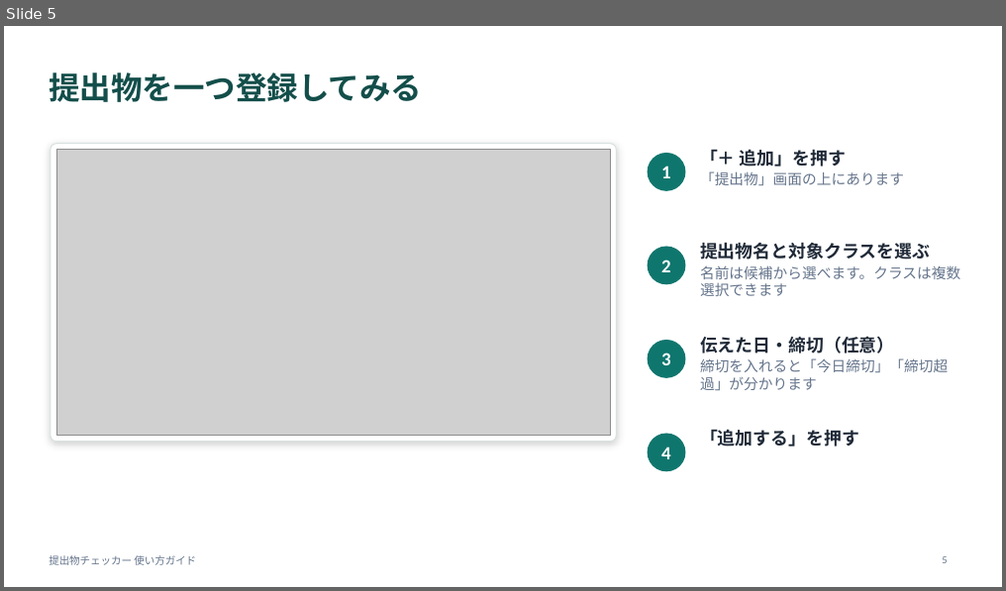
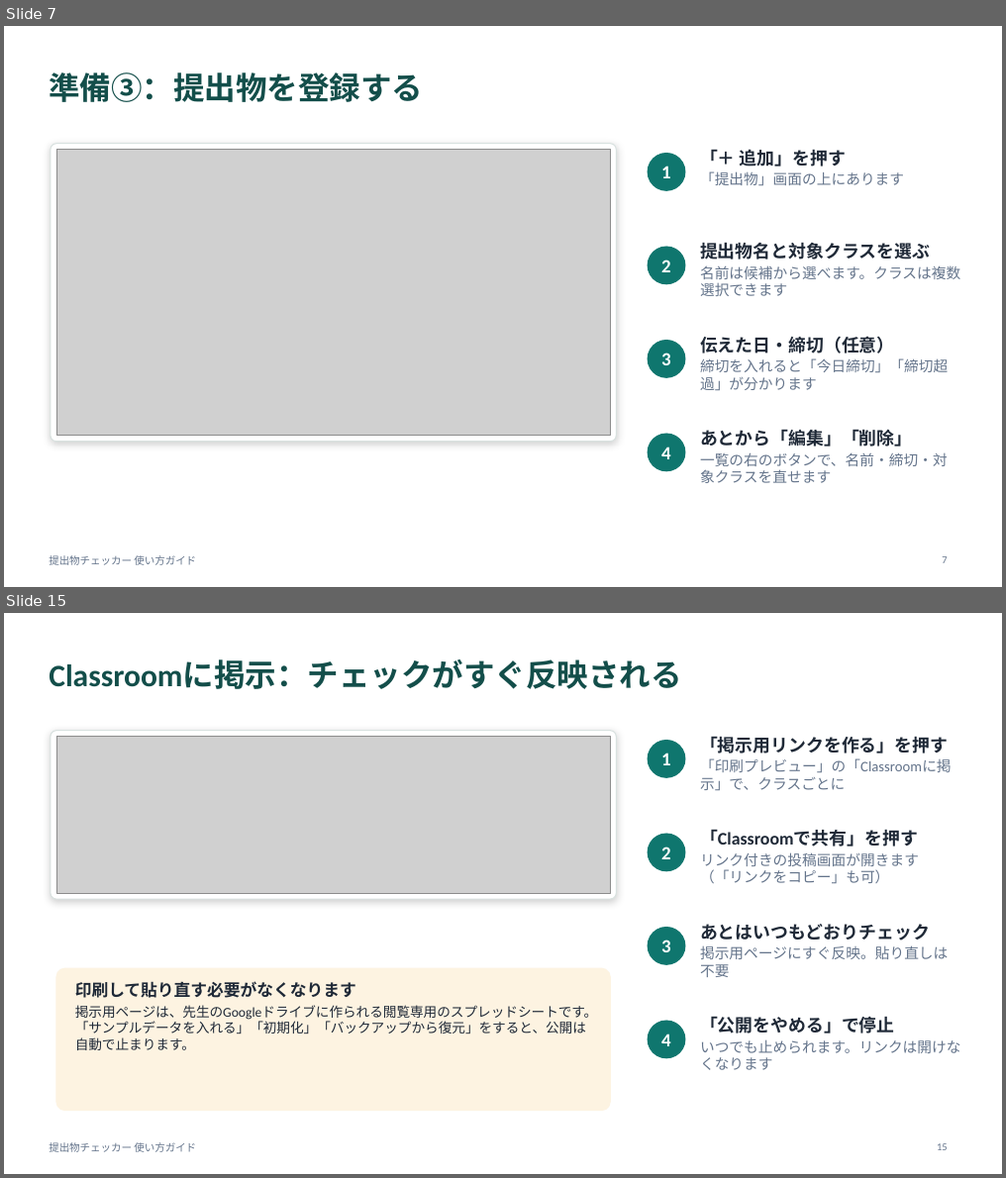
Before and after one commit to daharakazu-glitch/homework-checker, a slide deck: docs/提出物チェッカー_使い方ガイド.pptx. Shown one above the other, each under a label of ours: slide 5 before the commit, slides 7 and 15 after it; the slides between them are not shown. The pictures are 1006x591 and 1006x1178 pixels, drawn with LibreOffice and Linux fonts; fonts in the diff are those of the drawing; grey boxes stand for pictures. Boxes give left, top, right and bottom in pixels: in the first picture for what was removed or moved away, otherwise in the second. Text is boxed around its words. In the diff, an @@ line names an element or a change of style, - is before the commit and + after.

```diff
--- a/docs/提出物チェッカー_使い方ガイド.pptx
+++ b/docs/提出物チェッカー_使い方ガイド.pptx
@@ slide 15 added at (4,613,1002,1174), background #FFFFFF; not listed: 1 template element that a slide beside it also shows @@
@@ title added at (49,661,681,689), 30 pt, text #134E4A, bold @@
+Classroomに掲示：チェックがすぐ反映される
@@ rounded rectangle added at (51,731,617,899), fill #FFFFFF, outline #D9E2E0 1 pt @@
@@ picture added at (56,737,611,893) @@
@@ ellipse added at (648,741,685,777), fill #0F766E, outline #0F766E 1 pt @@
@@ text added at (661,753,671,765), 18 pt, text #FFFFFF, bold @@
+1
@@ text added at (700,736,951,791), 14 pt, text #64748B @@
+「掲示用リンクを作る」を押す
+「印刷プレビュー」の「Classroomに掲示」で、クラスごとに
@@ ellipse added at (648,834,685,871), fill #0F766E, outline #0F766E 1 pt @@
@@ text added at (661,847,671,860), 18 pt, text #FFFFFF, bold @@
+2
@@ text added at (700,829,919,884), 14 pt, text #64748B @@
+「Classroomで共有」を押す
+リンク付きの投稿画面が開きます（「リンクをコピー」も可）
@@ ellipse added at (648,928,685,964), fill #0F766E, outline #0F766E 1 pt @@
@@ text added at (700,924,947,977), 14 pt, text #64748B @@
+あとはいつもどおりチェック
+掲示用ページにすぐ反映。貼り直しは不要
@@ rounded rectangle added at (56,968,611,1111), fill #FDF3E1, outline #FDF3E1 1 pt @@
@@ text added at (661,940,671,953), 18 pt, text #FFFFFF, bold @@
+3
@@ text added at (75,981,598,1051), 13 pt, text #1F2937 @@
+印刷して貼り直す必要がなくなります
+掲示用ページは、先生のGoogleドライブに作られる閲覧専用のスプレッドシートです。「サンプルデータを入れる」「初期化」「バックアップから復元」をすると、公開は自動で止まります。
@@ ellipse added at (648,1021,685,1059), fill #0F766E, outline #0F766E 1 pt @@
@@ text added at (700,1016,961,1070), 14 pt, text #64748B @@
+「公開をやめる」で停止
+いつでも止められます。リンクは開けなくなります
@@ text added at (661,1034,671,1047), 18 pt, text #FFFFFF, bold @@
+4
@@ page number added at (937,1144,947,1151), 10 pt, text #64748B @@
+15
@@ what was slide 5 is now slide 7 @@
@@ slide 7 changed as well @@
@@ title at (49,73,423,102): text changed @@
-提出物を一つ登録してみる
+準備③：提出物を登録する
@@ text at (700,429,947,483): text changed; size 17 to 14 pt; text colour #1F2937 to #64748B; bold off @@
-「追加する」を押す
+あとから「編集」「削除」
+一覧の右のボタンで、名前・締切・対象クラスを直せます
```
Also in this commit, not shown: 11 other slides changed, 7 other slides added, 1 slide removed.
